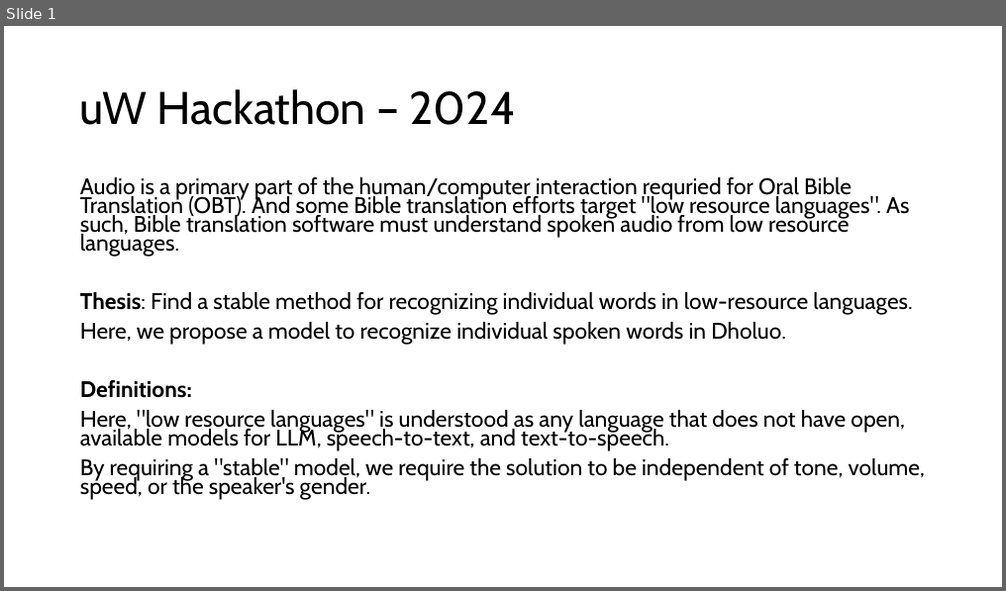
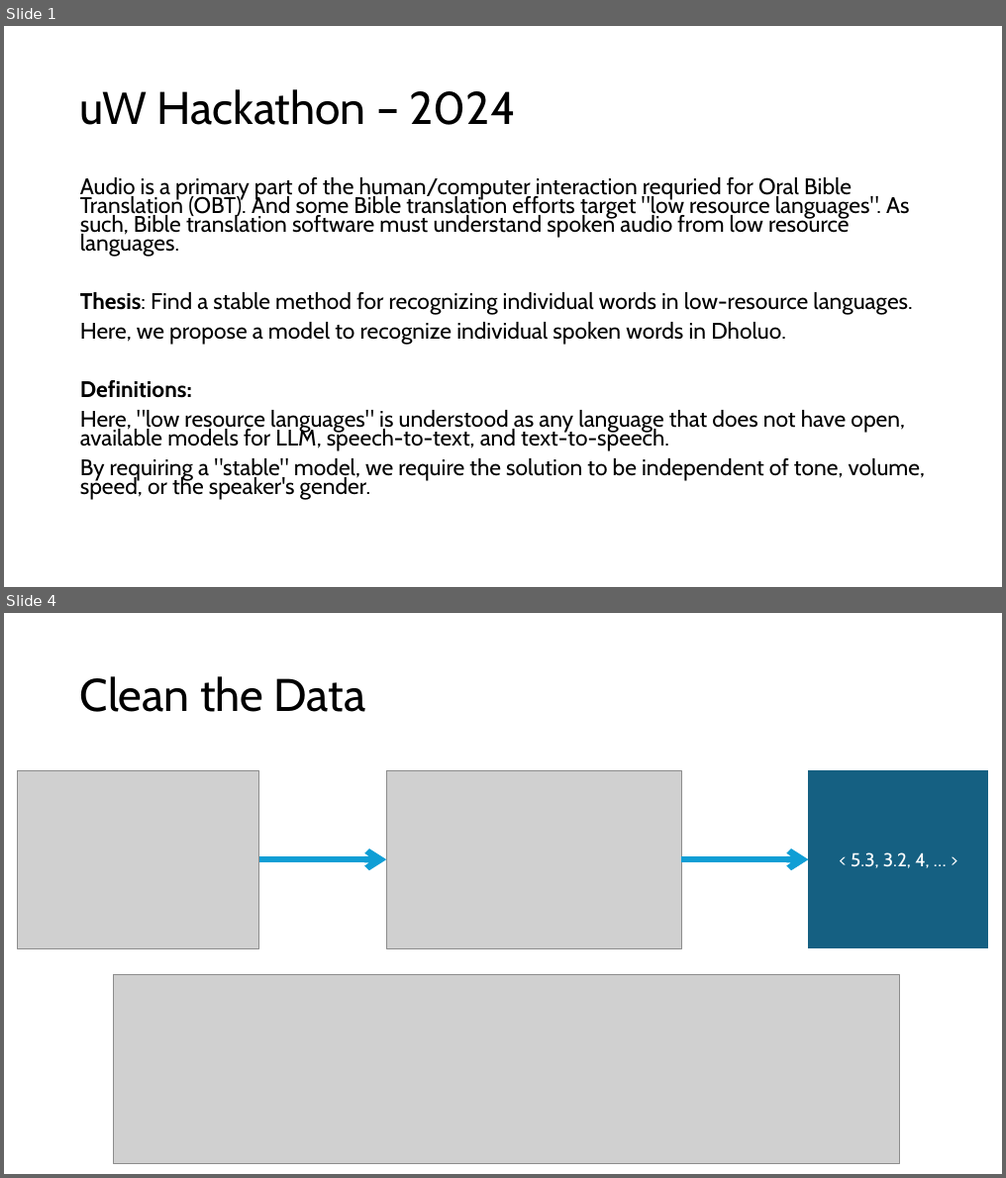
Before and after one commit to PENNET-dev/hackathon-uW-2024, a slide deck: Hackathon Presentation.pptx. Shown one above the other, each under a label of ours: slide 1 before the commit, slides 1 and 4 after it; the slides between them are not shown. The pictures are 1006x591 and 1006x1178 pixels, drawn with LibreOffice and Linux fonts; fonts in the diff are those of the drawing; grey boxes stand for pictures. Boxes give left, top, right and bottom in pixels: in the first picture for what was removed or moved away, otherwise in the second. Text is boxed around its words. In the diff, an @@ line names an element or a change of style, - is before the commit and + after.

```diff
--- a/Hackathon Presentation.pptx
+++ b/Hackathon Presentation.pptx
@@ slide 4 added at bbox=[4, 613, 1002, 1174], background #FFFFFF @@
@@ title added at bbox=[80, 676, 366, 712], 44 pt, text #000000 @@
+Clean the Data
@@ picture added at bbox=[18, 770, 259, 950] @@
@@ picture added at bbox=[386, 770, 681, 950] @@
@@ rectangle added at bbox=[809, 770, 989, 950], fill #156082, 18 pt, text #FFFFFF @@
+< 5.3, 3.2, 4, … >
@@ arrow added from (259, 861) to (386, 861), #0F9ED5 6 pt @@
@@ arrow added from (681, 861) to (809, 861), #0F9ED5 6 pt @@
@@ picture added at bbox=[114, 974, 900, 1164] @@
```
Also in this commit, not shown: 2 slides changed, 5 other slides added, 2 slides removed.
